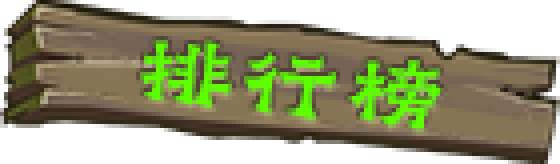
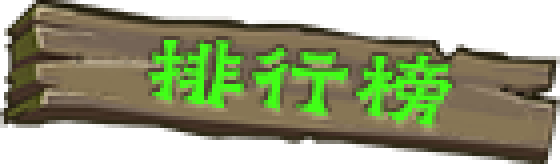
Two versions of the same layered image (560 x 164). Layer-by-layer changes:
renamed "GraveBustedStoneLishuSc.ttf｜默认" to "项目字体｜排行榜", painted on it over 140, 40, 452, 132
